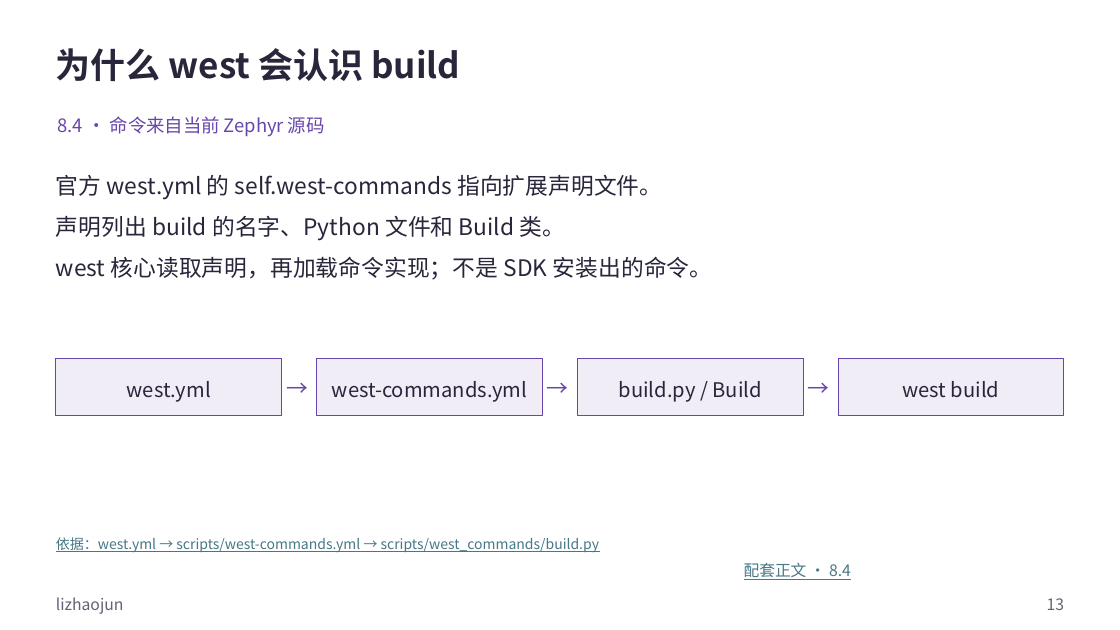
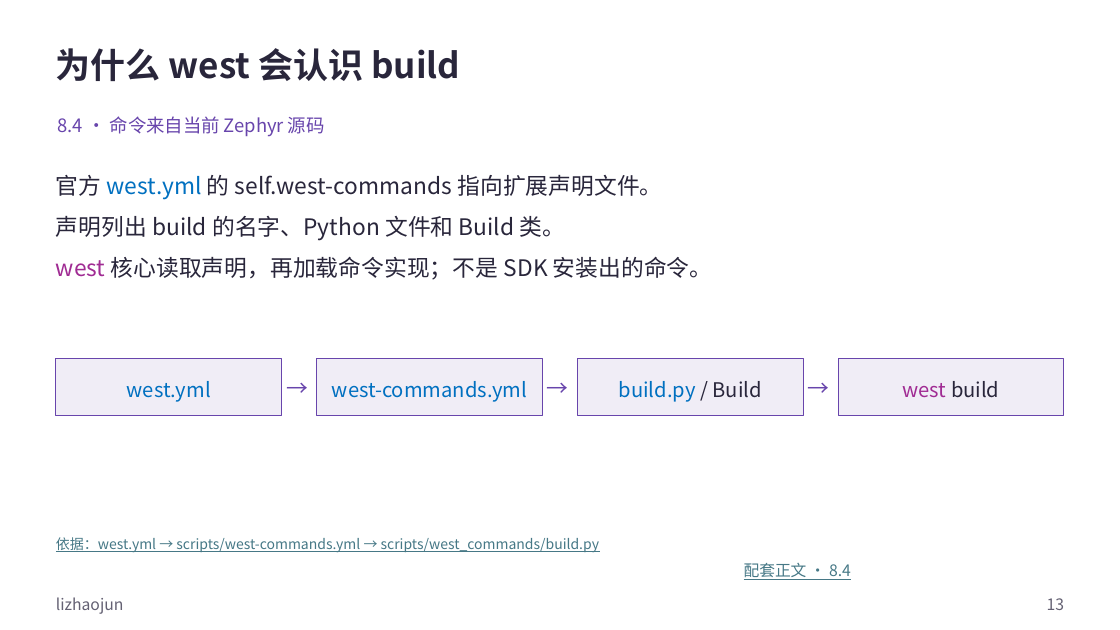
Before and after one commit to FormingSystem/zephyr_hc32f4a0, a slide deck: slide 13 of learning/P01_zephyr_make_project/slides/P008_west零基础与Zephyr构建_Windows.pptx. Drawn at 1120x630 pixels with LibreOffice and Linux fonts; fonts in the diff are those of the drawing. Boxes give left, top, right and bottom in pixels: in the first picture for what was removed or moved away, otherwise in the second. Text is boxed around its words. In the diff, an @@ line names an element or a change of style, - is before the commit and + after.

Commit message:
content(learning/west): 统一west命令和扩展声明的代码样式
- 区分终端命令、清单字段与扩展实现路径，补阅读图例，保持 west 与 CMake 搭配操作的完整命令。
- 正式 PPT 与可重建原生源同步，保留封面、媒体、批注和非正文页脚署名。

```diff
--- a/learning/P01_zephyr_make_project/slides/P008_west零基础与Zephyr构建_Windows.pptx
+++ b/learning/P01_zephyr_make_project/slides/P008_west零基础与Zephyr构建_Windows.pptx
@@ text at [56, 175, 713, 280]: text colour #29263B to #0070C0 in "west.yml"; text colour #29263B to #A02B93 in "west" @@
@@ rectangle "west.yml" at [56, 359, 282, 416]: text colour #29263B to #0070C0 @@
@@ rectangle "west-commands.yml" at [317, 359, 543, 416]: text colour #29263B to #0070C0 @@
@@ rectangle "build.py / Build" at [578, 359, 804, 416]: text colour #29263B to #0070C0 in "build.py" @@
@@ rectangle "west build" at [839, 359, 1065, 416]: text colour #29263B to #A02B93 in "west" @@
```
Also in this commit, not shown: 23 other slides changed, 24 other files.
